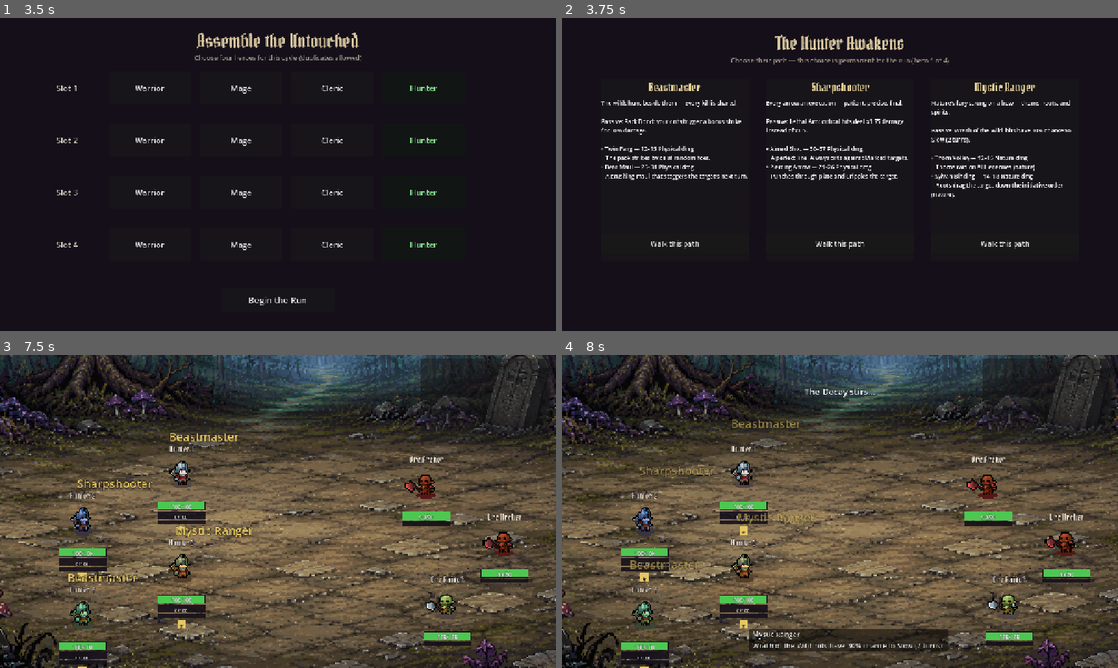
Above: before the commit, frames 1-4 (two rows, left to right).
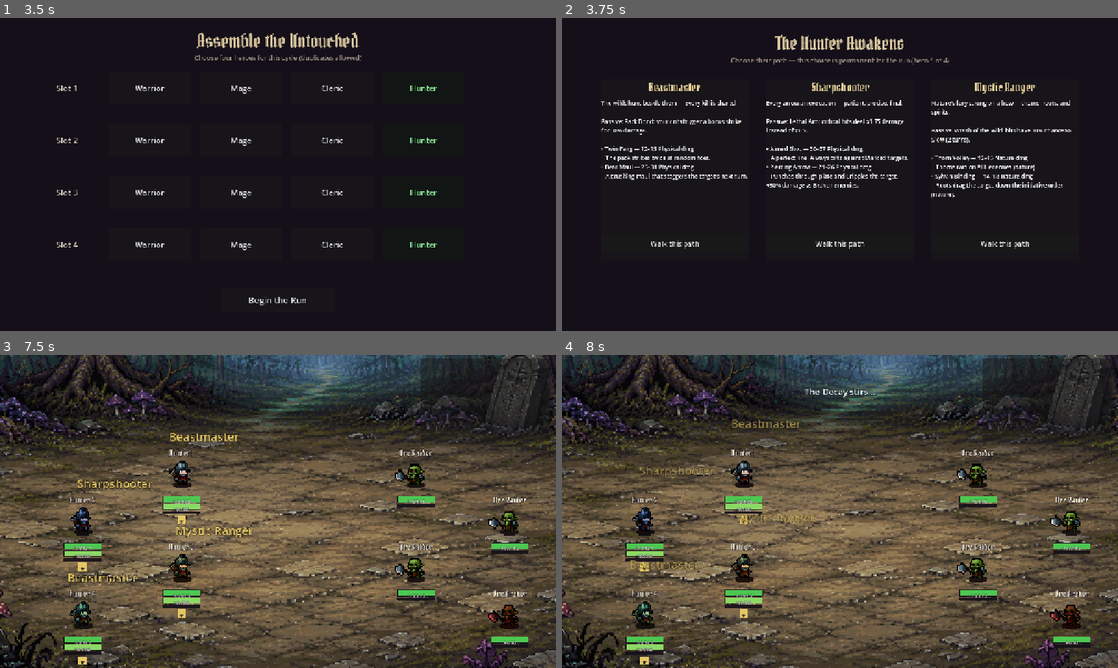
Above: after the commit, the same moments.

Repository: thebaldman65-spec/DoD
Game: Godot game, scene res://scenes/map.tscn
Same seed, same stepped clock (60 frames per second), same inputs: the game is played once before the commit and once after it.
Inputs:
- Up to frame 1 (3.5 s): click "Hunter" at 0.5 s; click "Hunter" at 1.25 s; click "Hunter" at 2 s; click "Hunter" at 2.75 s
- Up to frame 2 (3.75 s): click "Begin the Run" at 3.5 s
- Up to frame 3 (7.5 s): click "Walk this path" at 4.25 s; click "Walk this path" at 5 s; click "Walk this path" at 5.75 s; click "Walk this path" at 6.5 s; click "Fight" at 7.25 s
- Up to frame 4 (8 s): no input

Frame 1 is identical in both runs. In frame 2, 0.1% of the frame differs, in the area x 36-54%, y 52-55%; in frame 3, 7.5%; in frame 4, 9.9%, in the area x 10-95%, y 28-100%.

Commit message:
Focus spend-and-recover economy, 5-enemy fights, hover outline, declutter
- Focus: start 100, +20/turn regen, no build-on-attack (distinct class
  economy); Pinning Arrow removed; Piercing Arrow +50% vs Broken
- Enemy compositions up to 5 with new layout; comps rescaled per zone
- Divine Shield -> Inquisitor spec; Hymn of Hope 40 Faith (talent: 30)
- Initiative hover: 1.3x scale + white outline shader
- Compact unit bars (fit 4th hero on screen); turn/target announcer
  messages removed

Co-Authored-By: Claude Fable 5 <noreply@anthropic.com>

Diff:
--- a/scripts/battle.gd
+++ b/scripts/battle.gd
@@ -158,6 +158,8 @@
 	2: [Vector2(920, 420), Vector2(1000, 600)],
 	3: [Vector2(900, 400), Vector2(1050, 510), Vector2(940, 630)],
 	4: [Vector2(880, 380), Vector2(1060, 470), Vector2(880, 560), Vector2(1060, 650)],
+	5: [Vector2(880, 370), Vector2(1060, 440), Vector2(880, 510), Vector2(1060, 580),
+		Vector2(950, 650)],
 }
 
 
@@ -251,7 +253,7 @@
 	var composition: Array = ["raider", "chief", "archer", "archer"]
 	if Run.active and Run.encounter.has("enemies"):
 		composition = Run.encounter["enemies"]
-	var layout: Array = ENEMY_LAYOUTS[clampi(composition.size(), 1, 4)]
+	var layout: Array = ENEMY_LAYOUTS[clampi(composition.size(), 1, 5)]
 	# Later zones field tougher versions of the same foes.
 	var zone_mult := (1.0 + 0.35 * Run.zone_idx) if Run.active else 1.0
 	for i in composition.size():
@@ -527,7 +529,9 @@
 	if u.resource_name == "Mana":
 		u.resource = mini(u.resource + 12, u.max_resource)
 		u.refresh_bars()
-	_message("%s's turn — choose an ability" % u.unit_name)
+	elif u.resource_name == "Focus":
+		u.resource = mini(u.resource + 20, u.max_resource)
+		u.refresh_bars()
 	_show_actions(u)
 	var ab: Ability
 	var auto_target: BattleUnit = null
@@ -561,7 +565,6 @@
 				target = pool[0]
 			else:
 				used_targeting = true
-				_message("Choose a target")
 				target = await _pick_target(pool)
 		if target != null:
 			if autoplay:
@@ -573,7 +576,6 @@
 			if grade != "cancel":
 				break
 		# Cancelled: back to the action bar to pick something else.
-		_message("%s's turn — choose an ability" % u.unit_name)
 		_show_actions(u)
 		ab = await _ability_picked
 		action_panel.visible = false
@@ -640,7 +642,6 @@
 	items[item_id][1] += 1
 	item_used = false
 	if current_hero != null and not current_hero.dead:
-		_message("%s's turn — choose an ability" % current_hero.unit_name)
 		_show_actions(current_hero)
 
 
@@ -669,7 +670,6 @@
 			var living := heroes.filter(func(h): return not h.dead)
 			var heal_target: BattleUnit = living[0]
 			if living.size() > 1:
-				_message("Choose an ally to heal")
 				heal_target = await _pick_target(living)
 			if heal_target == null:
 				_refund_item(item_id)
@@ -684,7 +684,6 @@
 			var drinkers := heroes.filter(func(h): return not h.dead)
 			var mana_target: BattleUnit = drinkers[0]
 			if drinkers.size() > 1:
-				_message("Choose an ally")
 				mana_target = await _pick_target(drinkers)
 			if mana_target == null:
 				_refund_item(item_id)
@@ -707,7 +706,6 @@
 			if fallen.size() == 1:
 				target = fallen[0]
 			else:
-				_message("Choose an ally to revive")
 				target = await _pick_target(fallen)
 			if target == null:
 				_refund_item(item_id)
@@ -843,7 +841,6 @@
 
 
 func _enemy_turn(u: BattleUnit) -> void:
-	_message("%s attacks!" % u.unit_name)
 	await _wait(0.7)
 	var living := heroes.filter(func(h): return not h.dead)
 	if living.is_empty():
@@ -1005,6 +1002,8 @@
 				raw *= 1.2
 			if is_perfect and ab.display_name == "Arcane Cannon":
 				raw *= 1.0 + 0.075 * attacker.second_resource
+			if ab.display_name == "Piercing Arrow" and strike_target.broken:
+				raw *= 1.5
 			if attacker.has_status("empower"):
 				raw *= 1.25
 			if attacker.has_status("cripple"):
--- a/scripts/classes.gd
+++ b/scripts/classes.gd
@@ -9,7 +9,7 @@
 		"hunter":
 			return {"unit_name": "Hunter", "is_hero": true, "sheet_dir": soldier,
 				"max_hp": 100, "armor": 0.12, "speed": 105.0, "stability": 45,
-				"resource_name": "Focus", "resource": 0, "max_resource": 100,
+				"resource_name": "Focus", "resource": 100, "max_resource": 100,
 				"abilities": kit(key)}
 		"warrior":
 			return {"unit_name": "Warrior", "is_hero": true, "sheet_dir": soldier,
@@ -45,14 +45,9 @@
 static func hunter_kit() -> Array:
 	return [
 		Ability.make({"display_name": "Quick Shot", "cost": 0, "damage": 20, "pressure": 7,
-			"resource_gain": 15, "delay": 2.0, "anim": "attack01",
+			"delay": 2.0, "anim": "attack01",
 			"perfect_id": "focus", "perfect_text": "+10 bonus Focus",
-			"description": "Basic ranged shot. Builds 15 Focus."}),
-		Ability.make({"display_name": "Pinning Arrow", "cost": 20, "damage": 22, "pressure": 8,
-			"delay": 3.0, "anim": "attack02",
-			"applies_status": {"id": "slow", "turns": 2},
-			"perfect_id": "slow_plus", "perfect_text": "Slow lasts 4 turns",
-			"description": "Pin the target: damage and Slow (2 turns)."}),
+			"description": "Basic ranged shot."}),
 		Ability.make({"display_name": "Hunter's Mark", "cost": 15, "special": "mark",
 			"delay": 2.0, "anim": "attack01",
 			"perfect_id": "", "perfect_text": "Mark lasts 5 turns",
@@ -100,10 +95,6 @@
 			"target": Ability.Target.ALLY, "delay": 3.0, "anim": "attack02",
 			"perfect_id": "ward", "perfect_text": "Grants Ward (-50% Pressure taken, 2 turns)",
 			"description": "Restore HP to one ally. Builds Faith."}),
-		Ability.make({"display_name": "Divine Shield", "cost": 30, "special": "divine_shield",
-			"target": Ability.Target.ALLY, "delay": 3.0, "anim": "attack03",
-			"perfect_id": "", "perfect_text": "Shield absorbs 130 instead",
-			"description": "Grant an ally a holy shield that\nabsorbs 100 damage, then breaks."}),
 		Ability.make({"display_name": "Renewal", "cost": 20, "special": "renewal",
 			"target": Ability.Target.ALLY, "delay": 3.0, "anim": "attack02",
 			"perfect_id": "", "perfect_text": "Also heals 8 HP instantly",
@@ -250,13 +241,17 @@
 					"target": Ability.Target.ALLY, "delay": 3.0, "anim": "attack02",
 					"perfect_id": "", "perfect_text": "+15 bonus healing",
 					"description": "Heal an ally for 40. Overhealing\nflows back to the Cleric."}),
-				Ability.make({"display_name": "Hymn of Hope", "cost": 0, "faith_cost": 60,
+				Ability.make({"display_name": "Hymn of Hope", "cost": 0, "faith_cost": 40,
 					"special": "hymn", "delay": 4.0, "anim": "attack03",
 					"perfect_id": "", "perfect_text": "Heals 25% instead",
 					"description": "MIRACLE: heal ALL allies for 20%\nof their max HP."}),
 			]
 		"inquisitor":
 			return [
+				Ability.make({"display_name": "Divine Shield", "cost": 30, "special": "divine_shield",
+					"target": Ability.Target.ALLY, "delay": 3.0, "anim": "attack03",
+					"perfect_id": "", "perfect_text": "Shield absorbs 130 instead",
+					"description": "Grant an ally a holy shield that\nabsorbs 100 damage, then breaks."}),
 				Ability.make({"display_name": "Burning Verdict", "dmg_type": "holy", "cost": 0, "faith_cost": 40,
 					"damage": 40, "pressure": 10, "delay": 3.5, "anim": "attack02",
 					"applies_status": {"id": "exposed", "turns": 3},
@@ -300,7 +295,7 @@
 					"pressure": 8, "delay": 3.0, "anim": "attack03", "armor_pierce": 0.5,
 					"applies_status": {"id": "cripple", "turns": 2},
 					"perfect_id": "", "perfect_text": "Ignores ALL armor",
-					"description": "Punches through plate and Cripples\nthe target."}),
+					"description": "Punches through plate and Cripples the\ntarget. +50% damage vs Broken enemies."}),
 			]
 		"mystic":
 			return [
--- a/scripts/run_state.gd
+++ b/scripts/run_state.gd
@@ -144,16 +144,16 @@
 	match node_type:
 		"elite":
 			return ["chief", "archer", "raider"] if zone_idx == 0 \
-				else ["chief", "raider", "archer", "archer"]
+				else ["chief", "raider", "raider", "archer", "archer"]
 		"boss":
 			return ["boss", "raider", "archer"] if zone_idx == 0 \
-				else ["boss", "raider", "archer", "archer"]
+				else ["boss", "raider", "raider", "archer", "archer"]
 		_:
 			var pools := [["raider", "raider", "archer"], ["raider", "archer", "archer"],
-				["raider", "raider", "raider"], ["archer", "archer", "raider"]]
+				["raider", "raider", "archer", "archer"], ["raider", "raider", "raider", "archer"]]
 			if zone_idx >= 1:
-				pools.append(["raider", "raider", "archer", "archer"])
-				pools.append(["raider", "raider", "raider", "archer"])
+				pools.append(["raider", "raider", "raider", "archer", "archer"])
+				pools.append(["raider", "raider", "archer", "archer", "archer"])
 			return pools.pick_random()
 
 
--- a/scripts/talents.gd
+++ b/scripts/talents.gd
@@ -173,8 +173,8 @@
 		{"id": "h3", "tier": 3, "ranks": 2, "requires": "", "name": "Devotion",
 			"desc": "+8 max HP per rank.", "payload": {"stat": {"max_hp": 8}}},
 		{"id": "h4", "tier": 4, "ranks": 1, "requires": "h2", "name": "Resonant Hymn",
-			"desc": "Hymn of Hope costs 45 Faith.",
-			"payload": {"ability": "Hymn of Hope", "set": {"faith_cost": 45}}},
+			"desc": "Hymn of Hope costs 30 Faith.",
+			"payload": {"ability": "Hymn of Hope", "set": {"faith_cost": 30}}},
 		{"id": "h5", "tier": 3, "ranks": 2, "requires": "", "name": "Serenity",
 			"desc": "+10 max Mana per rank.", "payload": {"stat": {"max_resource": 10}}},
 		{"id": "h6", "tier": 5, "ranks": 1, "requires": "h4", "name": "Sanctuary",
--- a/scripts/unit.gd
+++ b/scripts/unit.gd
@@ -7,6 +7,7 @@
 
 const FRAME_SIZE := 100
 const NAME_FONT := preload("res://assets/fonts/PirataOne-Regular.ttf")
+const OUTLINE_SHADER := preload("res://shaders/outline.gdshader")
 
 var unit_name := ""
 var is_hero := true
@@ -98,6 +99,9 @@
 	frames.remove_animation("default")
 	sprite = AnimatedSprite2D.new()
 	sprite.sprite_frames = frames
+	var outline_mat := ShaderMaterial.new()
+	outline_mat.shader = OUTLINE_SHADER
+	sprite.material = outline_mat
 	_base_scale = sprite_scale
 	sprite.scale = Vector2(sprite_scale, sprite_scale)
 	sprite.flip_h = not is_hero
@@ -107,37 +111,34 @@
 
 
 func _build_bars() -> void:
-	var bar_y := 50.0
-	# HP bar with numeric readout. Bars are tall enough that the text
-	# (including its outline) fits fully inside.
-	add_child(_make_bar_bg(Vector2(-46, bar_y), Vector2(92, 17)))
-	_hp_fill = _make_fill(Vector2(-45, bar_y + 1), Vector2(90, 15), Color(0.30, 0.78, 0.32))
+	var bar_y := 40.0
+	# Compact bars hugging the sprite so tall parties fit on screen.
+	add_child(_make_bar_bg(Vector2(-36, bar_y), Vector2(72, 13)))
+	_hp_fill = _make_fill(Vector2(-35, bar_y + 1), Vector2(70, 11), Color(0.30, 0.78, 0.32))
 	add_child(_hp_fill)
-	_hp_text = _make_bar_text(Vector2(-46, bar_y), Vector2(92, 17), 10)
+	_hp_text = _make_bar_text(Vector2(-36, bar_y), Vector2(72, 13), 9)
 	add_child(_hp_text)
-	var next_y := bar_y + 19.0
-	# Class resource bar (Rage/Mana) with numeric readout, if the unit has one.
+	var next_y := bar_y + 15.0
 	if resource_name != "":
-		add_child(_make_bar_bg(Vector2(-46, next_y), Vector2(92, 15)))
-		var res_color := Color(0.85, 0.30, 0.25) if resource_name == "Rage" else Color(0.30, 0.50, 0.90)
-		_res_fill = _make_fill(Vector2(-45, next_y + 1), Vector2(90, 13), res_color)
+		add_child(_make_bar_bg(Vector2(-36, next_y), Vector2(72, 12)))
+		var res_color := Color(0.85, 0.30, 0.25) if resource_name == "Rage" else \
+			(Color(0.55, 0.85, 0.40) if resource_name == "Focus" else Color(0.30, 0.50, 0.90))
+		_res_fill = _make_fill(Vector2(-35, next_y + 1), Vector2(70, 10), res_color)
 		add_child(_res_fill)
-		_res_text = _make_bar_text(Vector2(-46, next_y), Vector2(92, 15), 9)
+		_res_text = _make_bar_text(Vector2(-36, next_y), Vector2(72, 12), 8)
 		add_child(_res_text)
-		next_y += 17.0
-	# Secondary resource bar (Faith / Arcane Resonance).
+		next_y += 14.0
 	if second_resource_name != "":
-		add_child(_make_bar_bg(Vector2(-46, next_y), Vector2(92, 14)))
+		add_child(_make_bar_bg(Vector2(-36, next_y), Vector2(72, 11)))
 		var res2_color := Color(0.95, 0.80, 0.30) if second_resource_name == "Faith" \
 			else Color(0.75, 0.40, 0.95)
-		_res2_fill = _make_fill(Vector2(-45, next_y + 1), Vector2(90, 12), res2_color)
+		_res2_fill = _make_fill(Vector2(-35, next_y + 1), Vector2(70, 9), res2_color)
 		add_child(_res2_fill)
-		_res2_text = _make_bar_text(Vector2(-46, next_y), Vector2(92, 14), 9)
+		_res2_text = _make_bar_text(Vector2(-36, next_y), Vector2(72, 11), 8)
 		add_child(_res2_text)
-		next_y += 16.0
-	# Pressure bar.
-	add_child(_make_bar_bg(Vector2(-46, next_y), Vector2(92, 8)))
-	_pressure_fill = _make_fill(Vector2(-45, next_y + 1), Vector2(90, 6), Color(0.80, 0.35, 1.0))
+		next_y += 13.0
+	add_child(_make_bar_bg(Vector2(-36, next_y), Vector2(72, 6)))
+	_pressure_fill = _make_fill(Vector2(-35, next_y + 1), Vector2(70, 4), Color(0.80, 0.35, 1.0))
 	add_child(_pressure_fill)
 
 	var name_label := Label.new()
@@ -147,13 +148,13 @@
 	name_label.add_theme_color_override("font_color", Color(0.92, 0.88, 0.78))
 	name_label.add_theme_constant_override("outline_size", 4)
 	name_label.add_theme_color_override("font_outline_color", Color(0.05, 0.03, 0.08, 0.9))
-	name_label.position = Vector2(-50, -62)
+	name_label.position = Vector2(-50, -54)
 	name_label.size = Vector2(100, 18)
 	name_label.horizontal_alignment = HORIZONTAL_ALIGNMENT_CENTER
 	add_child(name_label)
 
 	_chips_root = Node2D.new()
-	_chips_root.position = Vector2(0, next_y + 12.0)
+	_chips_root.position = Vector2(0, next_y + 9.0)
 	add_child(_chips_root)
 
 	_build_target_zone()
@@ -205,11 +206,12 @@
 	sprite.self_modulate = tint
 
 
-# Battlefield highlight driven by hovering the initiative bar. A tint
-# change is invisible on white units, so pop the scale and show the marker.
+# Battlefield highlight driven by hovering the initiative bar: grow the
+# sprite and draw a white outline around it.
 func set_highlight(on: bool) -> void:
-	var factor := 1.18 if on else 1.0
+	var factor := 1.3 if on else 1.0
 	sprite.scale = Vector2(_base_scale * factor, _base_scale * factor)
+	sprite.material.set_shader_parameter("outline_on", on)
 	_target_marker.visible = on or _target_btn.visible
 
 
@@ -237,13 +239,13 @@
 
 
 func refresh_bars() -> void:
-	_hp_fill.size.x = 90.0 * clampf(hp / float(max_hp), 0.0, 1.0)
+	_hp_fill.size.x = 70.0 * clampf(hp / float(max_hp), 0.0, 1.0)
 	_hp_text.text = "%d/%d" % [hp, max_hp]
 	if _res_fill != null:
-		_res_fill.size.x = 90.0 * clampf(resource / float(max_resource), 0.0, 1.0)
+		_res_fill.size.x = 70.0 * clampf(resource / float(max_resource), 0.0, 1.0)
 		_res_text.text = "%d/%d" % [resource, max_resource]
 	if _res2_fill != null:
-		_res2_fill.size.x = 90.0 * clampf(second_resource / float(second_max), 0.0, 1.0)
+		_res2_fill.size.x = 70.0 * clampf(second_resource / float(second_max), 0.0, 1.0)
 		if second_resource_name == "Resonance":
 			_res2_text.text = "%d/%d (+%d%% dmg)" % [second_resource, second_max,
 				second_resource * 15]
@@ -258,7 +260,7 @@
 				_refresh_chips()
 				break
 	var pressure_ratio := clampf(pressure / float(stability), 0.0, 1.0)
-	_pressure_fill.size.x = 90.0 * pressure_ratio
+	_pressure_fill.size.x = 70.0 * pressure_ratio
 	# Shifts toward hot pink as the unit gets close to Breaking.
 	_pressure_fill.color = Color(0.80, 0.35, 1.0).lerp(Color(1.0, 0.25, 0.55), pressure_ratio)
 
--- /dev/null
+++ b/shaders/outline.gdshader
@@ -0,0 +1,20 @@
+// White hover outline for battlefield units (toggled from the initiative bar).
+shader_type canvas_item;
+
+uniform bool outline_on = false;
+
+void fragment() {
+	vec4 tex = texture(TEXTURE, UV);
+	vec4 col = tex * COLOR;
+	if (outline_on && tex.a < 0.15) {
+		vec2 px = TEXTURE_PIXEL_SIZE;
+		float neighbor_a = texture(TEXTURE, UV + vec2(px.x, 0.0)).a
+			+ texture(TEXTURE, UV - vec2(px.x, 0.0)).a
+			+ texture(TEXTURE, UV + vec2(0.0, px.y)).a
+			+ texture(TEXTURE, UV - vec2(0.0, px.y)).a;
+		if (neighbor_a > 0.1) {
+			col = vec4(1.0, 1.0, 1.0, 0.95);
+		}
+	}
+	COLOR = col;
+}
Not shown, added: shaders/outline.gdshader.uid
Not shown, changed: docs/addendum.html
